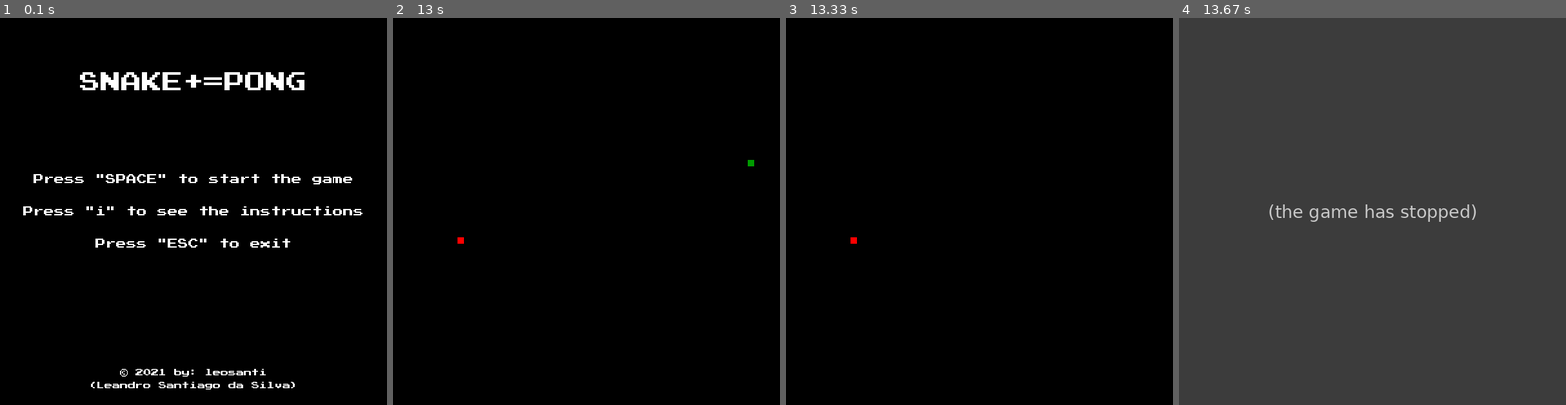
Above: before the commit, frames 1-4 (left to right).
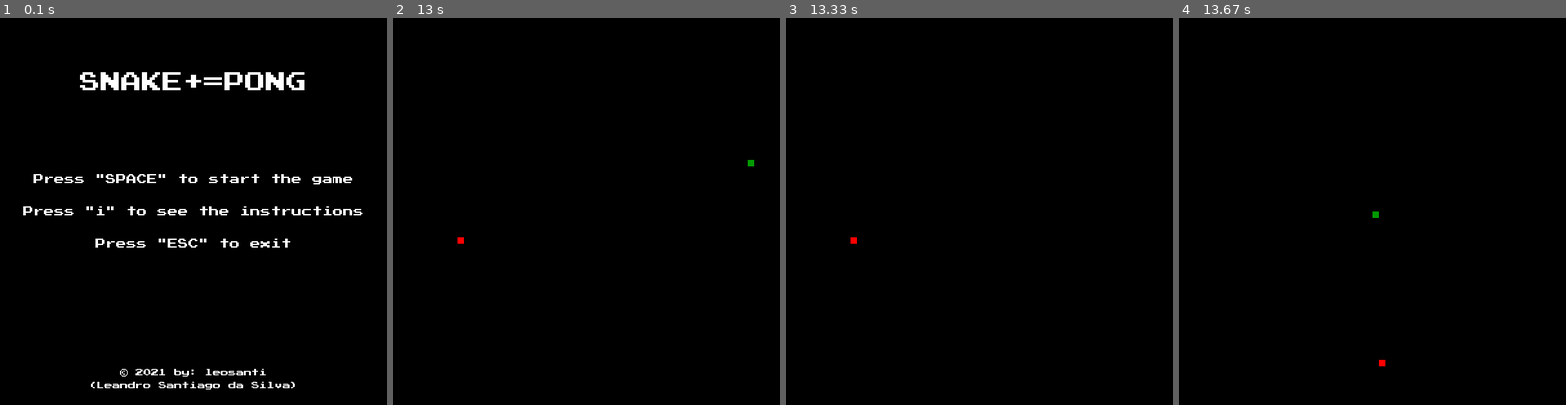
Above: after the commit, the same moments.

Repository: leandro-santi/snake-pong-pygame
Game: pygame game, started from main.py
Two runs of this game, one before a commit and one after it. Both use one fixed random seed, a clock stepped at 60 frames per second and the inputs below.
Inputs:
- Up to frame 1 (0.1 s): no input
- Up to frame 2 (13 s): tap Space at 0.33, 0.73, 1.03, 1.23, 1.53, 1.9, 2.3, 2.6, 2.8, 3.1, 3.3, 3.63, 3.93, 4.13, 4.43, 4.7, 5.03, 5.47, 5.87, 6.17, 6.53, 6.93, 7.23, 7.43, 7.73, 7.93, 8.27, 8.57, 8.77, 9.07, 9.33, 9.67, 10.1, 10.5, 10.8, 11.17, 11.57, 11.87, 12.07, 12.37, 12.57, 12.9 s; hold Up 0.67-1.13 s; hold Right 1.17-1.8 s; hold Down 1.83-2.2 s; hold Left 2.23-2.7 s; hold Right 2.73-3.2 s; hold Up 3.23-3.53 s; hold Right 3.57-4.03 s; hold Left 4.07-4.6 s; hold Down 4.63-4.93 s; hold Left 4.97-5.37 s; hold Up 5.4-5.77 s; hold Right 5.8-6.43 s; hold Down 6.47-6.83 s; hold Left 6.87-7.33 s; hold Right 7.37-7.83 s; hold Up 7.87-8.17 s; hold Right 8.2-8.67 s; hold Left 8.7-9.23 s; hold Down 9.27-9.57 s; hold Left 9.6-10 s; hold Up 10.03-10.4 s; hold Right 10.43-11.07 s; hold Down 11.1-11.47 s; hold Left 11.5-11.97 s; hold Right 12-12.47 s; hold Up 12.5-12.8 s; hold Right from 12.83 s (still down)
- Up to frame 3 (13.33 s): tap Space at 13.2 s; release Right at 13.3 s
- Up to frame 4 (13.67 s): hold Q from 13.33 s (still down); tap Space at 13.4 s

Frames 1-3 are identical in both runs. In frame 4, 100% of the frame differs, in the area x 0-100%, y 0-100%.
Before the commit the program exited at 13.38 s; later frames show no game.

Commit message:
game over screen update

Diff:
--- a/game.py
+++ b/game.py
@@ -61,6 +61,7 @@
                 for event in pygame.event.get():
                     if event.type == pygame.KEYDOWN:
                         if event.key == pygame.K_q:
+                            menu.menu()
                             sair_jogo = True
                             gameOver = False
                         if event.key == pygame.K_c:
